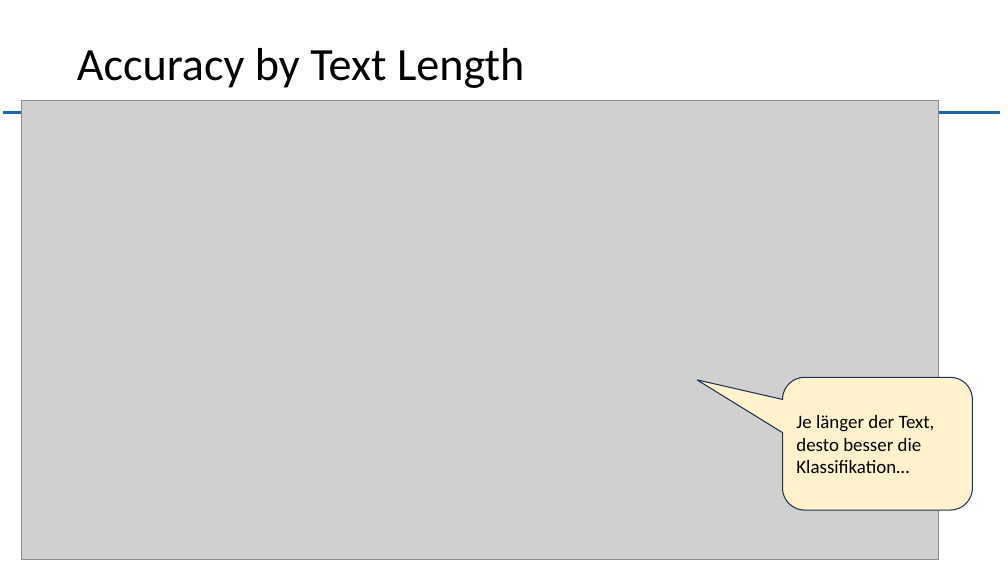
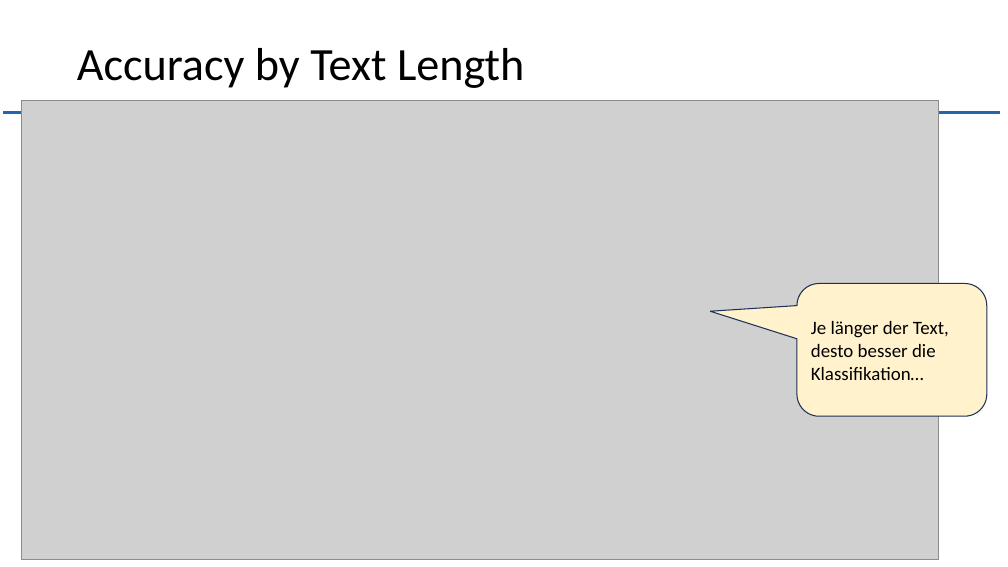
Before and after one commit to muellR/text_analysis, a slide deck: slide 10 of presentation/ln_text_analysis.pptx. Drawn at 1008x567 pixels with LibreOffice and Linux fonts; fonts in the diff are those of the drawing; grey boxes stand for pictures; background and template pictures are left out. Boxes give left, top, right and bottom in pixels: in the first picture for what was removed or moved away, otherwise in the second. Text is boxed around its words. In the diff, an @@ line names an element or a change of style, - is before the commit and + after.

```diff
--- a/presentation/ln_text_analysis.pptx
+++ b/presentation/ln_text_analysis.pptx
@@ rounded speech box "Je länger der Text, desto ..." moved from (x1=783, y1=377, x2=972, y2=510) to (x1=797, y1=284, x2=987, y2=417) @@
@@ rounded speech box "Je länger der Text, desto ..." at (x1=797, y1=284, x2=987, y2=417): proportions changed @@
```
Also in this commit, not shown: 18 other slides changed, 1 slide removed, 3 other files.
